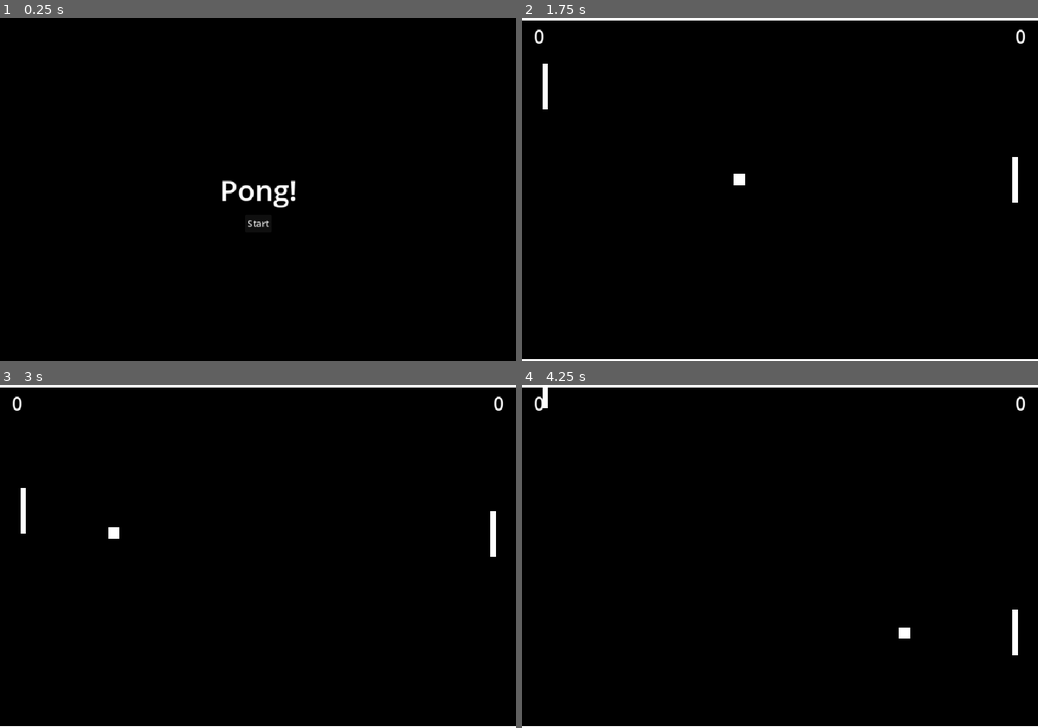
Above: before the commit, frames 1-4 (two rows, left to right).
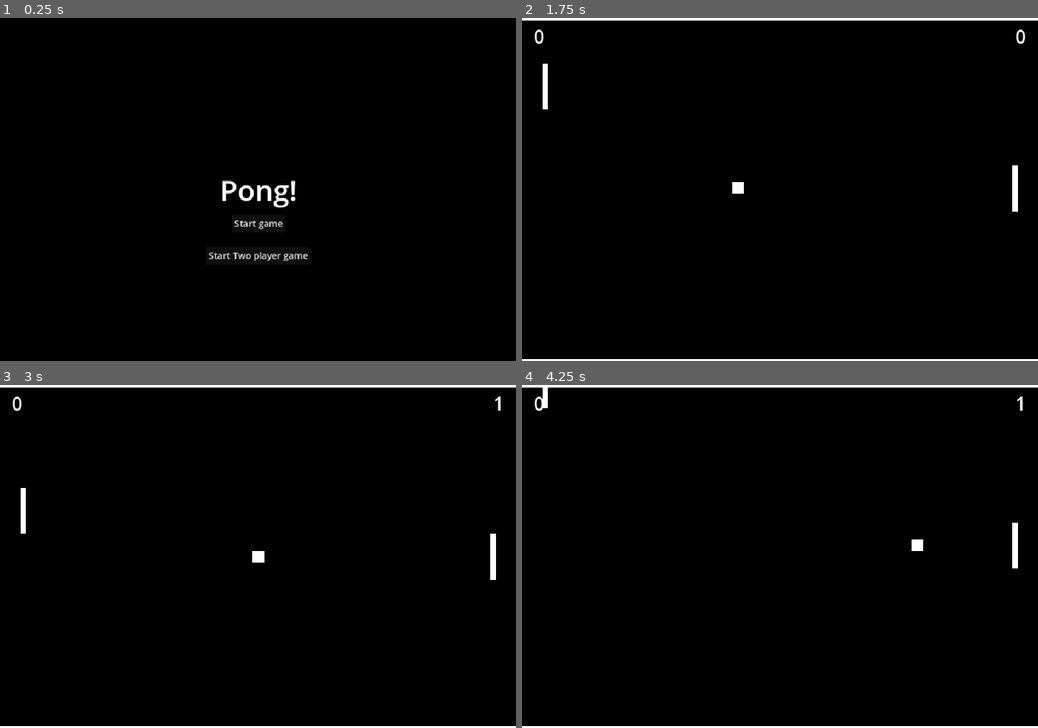
Above: after the commit, the same moments.

Repository: NJKode/pong
Game: Godot game, scene res://main.tscn
Two runs of this game, one before a commit and one after it. Both use one fixed random seed, a clock stepped at 60 frames per second and the inputs below.
Inputs:
- Up to frame 1 (0.25 s): no input
- Up to frame 2 (1.75 s): click "Start" (after the commit: "Start game") at 0.5 s; tap Enter at 1.25 s; hold Up (move_up) from 1.28 s (still down)
- Up to frame 3 (3 s): release Up (move_up) at 2.03 s; hold Down (move_down) 2.03-2.78 s; hold Up (move_up) from 2.78 s (still down)
- Up to frame 4 (4.25 s): keep holding Up (move_up)

The runs differ from the first frame. In frame 1, 0.4% of the frame differs, in the area x 40-60%, y 58-71%; in frame 2, 0.2%; in frame 3, 0.4%; in frame 4, 0.5%, in the area x 73-98%, y 3-79%.

Commit message:
Begin splitting out game logic

Diff:
--- a/main.gd
+++ b/main.gd
@@ -1,11 +1,17 @@
 extends Node
 
-var game_scene = preload("res://game.tscn")
+var single_player_game_scene = preload("res://single_player_game.tscn")
+var two_player_game_scene = preload("res://two_player_game.tscn")
+
 var game
 
-func start_game():
+func start_game(start_two_player_game: bool):
 	$MainMenu.hide()
-	game = game_scene.instantiate()
+	if start_two_player_game:
+		game = two_player_game_scene.instantiate()
+	else:
+		game = single_player_game_scene.instantiate()
+
 	get_tree().root.add_child(game)
 	game.game_end.connect(end_game)
 	game.reset_game()
--- a/main_menu.gd
+++ b/main_menu.gd
@@ -3,4 +3,7 @@
 signal start_game
 
 func _on_start_button_pressed():
-    start_game.emit()
+    start_game.emit(false)
+
+func _on_start_two_player_button_pressed():
+    start_game.emit(true)
--- a/main_menu.tscn
+++ b/main_menu.tscn
@@ -43,6 +43,21 @@
 offset_bottom = 74.54
 grow_horizontal = 2
 grow_vertical = 2
-text = "Start"
+text = "Start game"
+
+[node name="StartTwoPlayerButton" type="Button" parent="."]
+anchors_preset = 8
+anchor_left = 0.5
+anchor_top = 0.5
+anchor_right = 0.5
+anchor_bottom = 0.5
+offset_left = -91.0
+offset_top = 100.0
+offset_right = 91.0
+offset_bottom = 131.0
+grow_horizontal = 2
+grow_vertical = 2
+text = "Start Two player game"
 
 [connection signal="pressed" from="StartButton" to="." method="_on_start_button_pressed"]
+[connection signal="pressed" from="StartTwoPlayerButton" to="." method="_on_start_two_player_button_pressed"]
--- a/game.tscn
+++ b/single_player_game.tscn
@@ -1,14 +1,14 @@
 [gd_scene load_steps=8 format=3 uid="uid://d1gd5k3k37px2"]
 
-[ext_resource type="Script" uid="uid://qkrand7jm1ml" path="res://game.gd" id="1_7jktm"]
+[ext_resource type="Script" uid="uid://kyy7l75pwt33" path="res://single_player_game.gd" id="1_7jktm"]
 [ext_resource type="PackedScene" uid="uid://br7u2y2vivpuh" path="res://field.tscn" id="1_e2o6t"]
 [ext_resource type="PackedScene" uid="uid://btruv4yfeq0cu" path="res://player.tscn" id="2_feb5d"]
 [ext_resource type="PackedScene" uid="uid://bi1nsi3fom8k1" path="res://opponent.tscn" id="3_feb5d"]
 [ext_resource type="PackedScene" uid="uid://cogj3qw0x15gr" path="res://ball.tscn" id="4_fc0e3"]
 [ext_resource type="PackedScene" uid="uid://di1haqidves30" path="res://ui.tscn" id="6_ryrav"]
-[ext_resource type="AudioStream" path="sfx/hit.wav" id="7_eow3j"]
+[ext_resource type="AudioStream" uid="uid://c7kew8y2ko86f" path="res://sfx/hit.wav" id="7_eow3j"]
 
-[node name="Game" type="Node2D"]
+[node name="SinglePlayerGame" type="Node2D"]
 script = ExtResource("1_7jktm")
 ball_speed = 400
 score_needed_to_win = 5
--- /dev/null
+++ b/two_player_game.gd
@@ -0,0 +1,107 @@
+extends Node2D
+
+signal game_end
+
+@export var ball_speed: int = 200
+@export var initial_position = Vector2(450, 300)
+@export var spin_coeff: int = 15
+@export var score_needed_to_win: int = 10
+
+var ball: Area2D
+var ball_velocity: Vector2
+var screen_size: Vector2
+
+var player: Paddle
+var opponent: Paddle
+var victory_zone_id: String
+var defeat_zone_id: String
+var game_reset_timer: Timer
+var ui: CanvasLayer
+
+var player_score = 0
+var opponent_score = 0
+
+func _ready() -> void:
+	# get nodes
+	screen_size = get_viewport_rect().size
+	ball = get_node("Ball")
+	player = get_node("Player")
+	opponent = get_node("Opponent")
+	game_reset_timer = $GameResetTimer
+	ui = $UI
+
+	var field = get_node("Field")
+	victory_zone_id = field.get_node("VictoryZone").name
+	defeat_zone_id = field.get_node("DefeatZone").name
+
+	# reset_game()
+
+
+func reset_game() -> void:
+	ball_velocity = Vector2.ZERO
+	ball.position = initial_position
+	game_reset_timer.start()
+
+
+func _on_game_reset_timer_timeout() -> void:
+	game_reset_timer.stop()
+	_set_initial_ball_velocity()
+
+
+func _set_initial_ball_velocity() -> void:
+	ball_velocity = Vector2(1, 0).rotated(randf_range(PI / -8, PI / 8))
+	var go_left = randi() % 2 == 0
+	if go_left:
+		ball_velocity.x *= -1
+	ball_velocity = ball_velocity.normalized()
+
+func end_game(player_did_win: bool) -> void:
+	game_end.emit(player_did_win)
+
+func opponent_score_point() -> void:
+	opponent_score += 1
+	ui.update_opponent_score(opponent_score)
+	if opponent_score >= score_needed_to_win:
+		return end_game(false)
+	reset_game()
+
+func score_point() -> void:
+	player_score += 1
+	ui.update_player_score(player_score)
+	if player_score >= score_needed_to_win:
+		return end_game(true)
+	reset_game()
+
+
+func _barrier_bounce() -> void:
+	if (
+		(ball.position.y <= 5.0 and ball_velocity.y < 0) or
+		(ball.position.y >= screen_size.y - 5 and ball_velocity.y > 0)
+	):
+		ball_velocity = Vector2(ball_velocity.x, -1 * ball_velocity.y)
+
+
+func _process(delta: float) -> void:
+	_barrier_bounce()
+
+	ball.position += ball_velocity * ball_speed * delta
+
+
+func _paddle_bounce(surface: Paddle) -> void:
+	var surface_spin = surface.vertical_velocity * spin_coeff / 10000
+	$Hit.play()
+
+	ball_velocity = Vector2(
+		-1 * ball_velocity.x,
+		ball_velocity.y + surface_spin
+	).normalized()
+
+
+func _on_ball_area_entered(area: Area2D) -> void:
+	match area.name:
+		player.name, opponent.name:
+			_paddle_bounce(area)
+		defeat_zone_id:
+			opponent_score_point()
+		victory_zone_id:
+			score_point()
--- /dev/null
+++ b/two_player_game.tscn
@@ -0,0 +1,34 @@
+[gd_scene load_steps=8 format=3 uid="uid://bi4twdiplhgck"]
+
+[ext_resource type="Script" uid="uid://b3upoismx6vlf" path="res://two_player_game.gd" id="1_ick45"]
+[ext_resource type="PackedScene" uid="uid://br7u2y2vivpuh" path="res://field.tscn" id="1_xx1xr"]
+[ext_resource type="PackedScene" uid="uid://bi1nsi3fom8k1" path="res://opponent.tscn" id="2_ick45"]
+[ext_resource type="PackedScene" uid="uid://btruv4yfeq0cu" path="res://player.tscn" id="3_6vvnj"]
+[ext_resource type="PackedScene" uid="uid://cogj3qw0x15gr" path="res://ball.tscn" id="4_opcn3"]
+[ext_resource type="PackedScene" uid="uid://di1haqidves30" path="res://ui.tscn" id="5_umqi2"]
+[ext_resource type="AudioStream" uid="uid://c7kew8y2ko86f" path="res://sfx/hit.wav" id="6_qhqij"]
+
+[node name="TwoPlayerGame" type="Node2D"]
+script = ExtResource("1_ick45")
+ball_speed = 400
+
+[node name="Field" parent="." instance=ExtResource("1_xx1xr")]
+
+[node name="Player" parent="." instance=ExtResource("3_6vvnj")]
+position = Vector2(40, 300)
+
+[node name="Opponent" parent="." instance=ExtResource("2_ick45")]
+position = Vector2(860, 300)
+
+[node name="Ball" parent="." instance=ExtResource("4_opcn3")]
+position = Vector2(450, 300)
+
+[node name="GameResetTimer" type="Timer" parent="."]
+
+[node name="UI" parent="." instance=ExtResource("5_umqi2")]
+
+[node name="Hit" type="AudioStreamPlayer" parent="."]
+stream = ExtResource("6_qhqij")
+
+[connection signal="area_entered" from="Ball" to="." method="_on_ball_area_entered"]
+[connection signal="timeout" from="GameResetTimer" to="." method="_on_game_reset_timer_timeout"]
Not shown, removed: game.gd.uid
Renamed: game.gd -> single_player_game.gd
Not shown, added: single_player_game.gd.uid
Not shown, added: two_player_game.gd.uid
